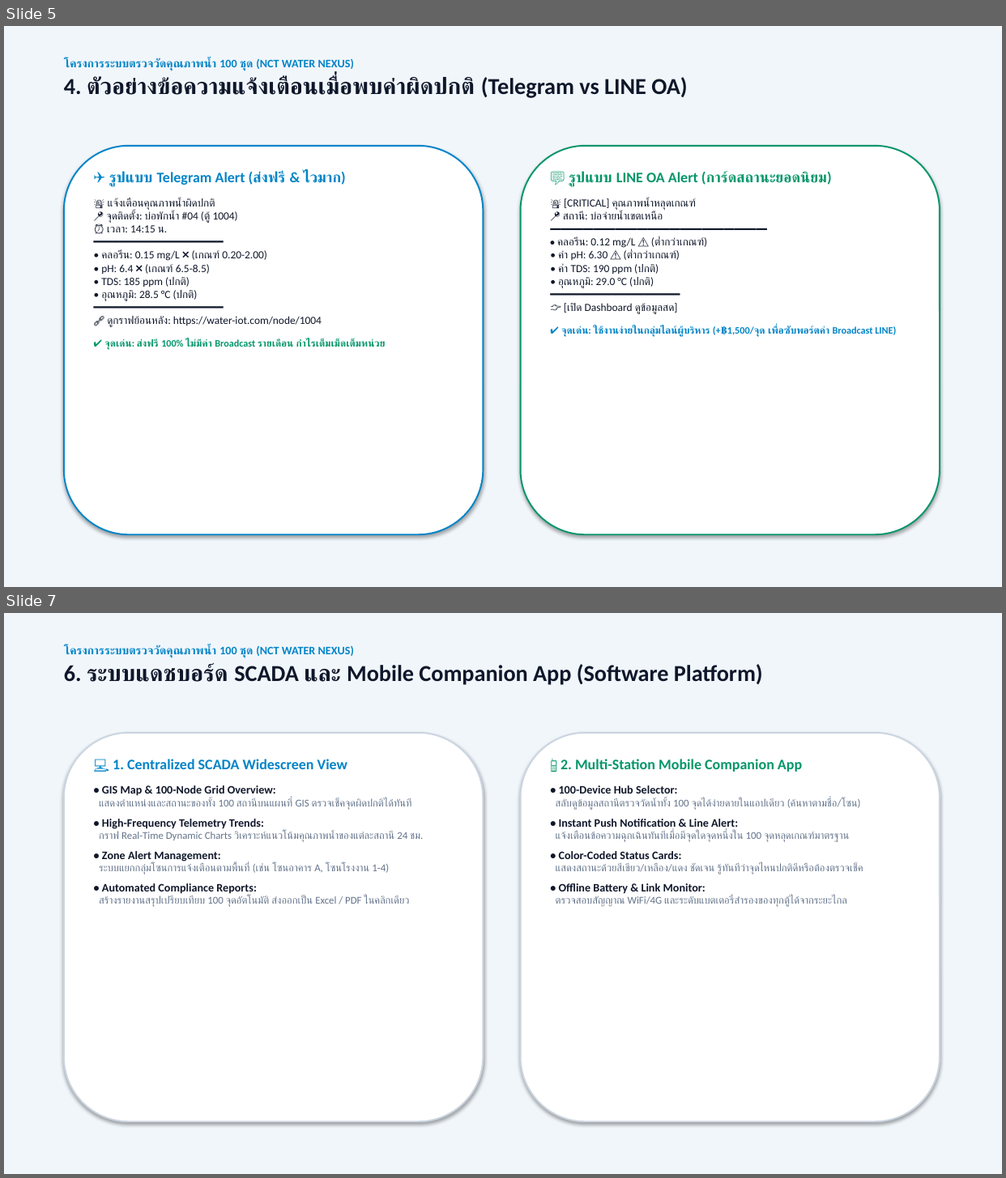
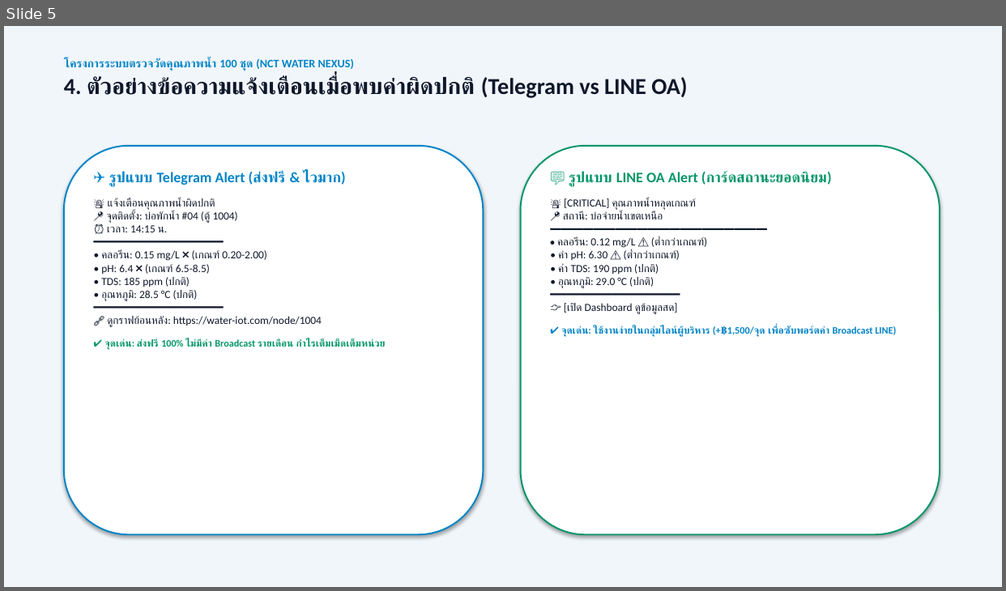
Before and after one commit to WoobWarb/nct-water-nexus, a slide deck: NCT_Water_Nexus_Report_and_Pricing.pptx. Shown one above the other, each under a label of ours: slides 5 and 7 before the commit, slide 5 after it; the slides between them are not shown. The pictures are 1006x1178 and 1006x591 pixels, drawn with LibreOffice and Linux fonts; fonts in the diff are those of the drawing. Boxes give left, top, right and bottom in pixels: in the first picture for what was removed or moved away, otherwise in the second. Text is boxed around its words. In the diff, an @@ line names an element or a change of style, - is before the commit and + after.

```diff
--- a/NCT_Water_Nexus_Report_and_Pricing.pptx
+++ b/NCT_Water_Nexus_Report_and_Pricing.pptx
@@ slide 7 removed at box(4, 613, 1002, 1174), background #F1F6FB @@
@@ text removed at box(64, 645, 763, 685) @@
-โครงการระบบตรวจวัดคุณภาพน้ำ 100 ชุด (NCT WATER NEXUS)
-6. ระบบแดชบอร์ด SCADA และ Mobile Companion App (Software Platform)
@@ rounded rectangle removed at box(64, 733, 484, 1122) @@
@@ rounded rectangle removed at box(521, 733, 940, 1122) @@
@@ text removed at box(99, 759, 423, 907) @@
-💻 1. Centralized SCADA Widescreen View
-• GIS Map & 100-Node Grid Overview:
-แสดงตำแหน่งและสถานะของทั้ง 100 สถานีบนแผนที่ GIS ตรวจเช็คจุดผิดปกติได้ทันที
-• High-Frequency Telemetry Trends:
-กราฟ Real-Time Dynamic Charts วิเคราะห์แนวโน้มคุณภาพน้ำของแต่ละสถานี 24 ชม.
-• Zone Alert Management:
-ระบบแยกกลุ่มโซนการแจ้งเตือนตามพื้นที่ (เช่น โซนอาคาร A, โซนโรงงาน 1-4)
-• Automated Compliance Reports:
-สร้างรายงานสรุปเปรียบเทียบ 100 จุดอัตโนมัติ ส่งออกเป็น Excel / PDF ในคลิกเดียว
@@ text removed at box(556, 759, 863, 907) @@
-📱 2. Multi-Station Mobile Companion App
-• 100-Device Hub Selector:
-สลับดูข้อมูลสถานีตรวจวัดน้ำทั้ง 100 จุดได้ง่ายดายในแอปเดียว (ค้นหาตามชื่อ/โซน)
-• Instant Push Notification & Line Alert:
-แจ้งเตือนข้อความฉุกเฉินทันทีเมื่อมีจุดใดจุดหนึ่งใน 100 จุดหลุดเกณฑ์มาตรฐาน
-• Color-Coded Status Cards:
-แสดงสถานะด้วยสีเขียว/เหลือง/แดง ชัดเจน รู้ทันทีว่าจุดไหนปกติดีหรือต้องตรวจเช็ค
-• Offline Battery & Link Monitor:
-ตรวจสอบสัญญาณ WiFi/4G และระดับแบตเตอรี่สำรองของทุกตู้ได้จากระยะไกล
```
Also in this commit, not shown: 2 slides added, 1 other slide removed, 7 other files.
